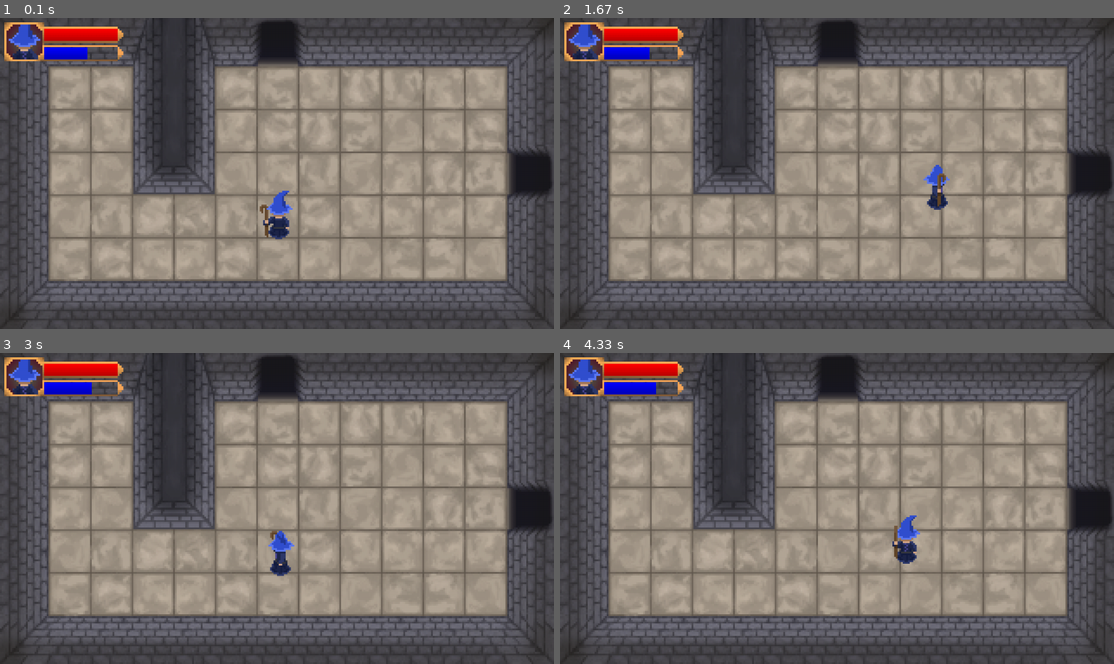
Above: before the commit, frames 1-4 (two rows, left to right).
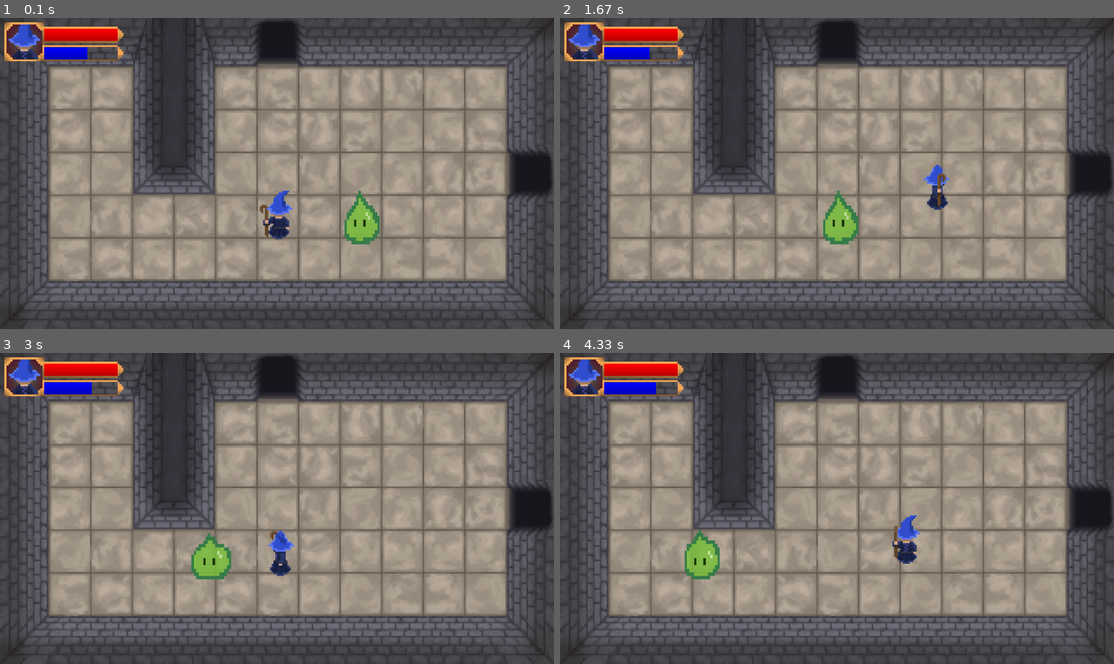
Above: after the commit, the same moments.

Repository: wmunsch/CS183-Group-Game
Game: pygame game, started from engine_Michael.py
Same seed, same stepped clock (60 frames per second), same inputs: the game is played once before the commit and once after it.
Inputs:
- Up to frame 1 (0.1 s): no input
- Up to frame 2 (1.67 s): hold Right 0.33-0.8 s; hold Up 0.83-1.13 s; hold Right 1.17-1.63 s
- Up to frame 3 (3 s): hold Left 1.67-2.2 s; tap 2 at 1.82 s; hold Down 2.23-2.53 s; hold Left 2.57-2.97 s
- Up to frame 4 (4.33 s): hold Up 3-3.37 s; tap 2 at 3.15 s; hold Right 3.4-4.03 s; hold Down from 4.07 s (still down)

The runs differ from the first frame. In frame 1, 0.8% of the frame differs, in the area x 62-69%, y 55-73%; in frame 2, 0.8%; in frame 3, 0.8%, in the area x 34-42%, y 57-73%; in frame 4, 0.8%.

Commit message:
Add files via upload
Added movement for slime class(currently spawns in a hard-coded position only in the first room--Will change later)

Diff:
--- a/engine_Michael.py
+++ b/engine_Michael.py
@@ -158,11 +158,74 @@
 
 
 
-class Goblin:
-    x = 0
-    y = 0
-    health = 0
-
+class Slime(pygame.sprite.Sprite):
+    seenPlayer = False
+    direction = 1
+    def __init__(self):
+        self.surf = pygame.image.load('graphics/slime1.png')
+        self.surf = pygame.transform.scale(self.surf,(84,88))
+        self.rect = self.surf.get_rect()
+        self.rect.move_ip(800,400)
+        self.animation_speed = 10
+        #self.walk_up_ani = [pygame.transform.scale(pygame.image.load('slime1.png'),(92,124)),
+         #   pygame.transform.scale(pygame.image.load('graphics/slime1.png'),(92,124)),
+          #  pygame.transform.scale(pygame.image.load('graphics/slime1.png'),(92,124)),
+           # pygame.transform.scale(pygame.image.load('graphics/slime1.png'),(92,124))]
+        self.walk_left_ani = [pygame.transform.scale(pygame.image.load('graphics/slimeleftF1.png'),(92,124)),
+            pygame.transform.scale(pygame.image.load('graphics/slimeleftF2.png'),(92,124)),
+            pygame.transform.scale(pygame.image.load('graphics/slimeleftF3.png'),(92,124)),
+            pygame.transform.scale(pygame.image.load('graphics/slimeleftF4.png'),(92,124))]
+        self.walk_right_ani = [pygame.transform.scale(pygame.image.load('graphics/slimerightF1.png'),(92,124)),
+            pygame.transform.scale(pygame.image.load('graphics/slimerightF2.png'),(92,124)),
+            pygame.transform.scale(pygame.image.load('graphics/slimerightF3.png'),(92,124)),
+            pygame.transform.scale(pygame.image.load('graphics/slimerightF4.png'),(92,124))]
+        #self.walk_down_ani = [pygame.transform.scale(pygame.image.load('graphics/slime1.png'),(92,124)),
+         #   pygame.transform.scale(pygame.image.load('graphics/slime1.png'),(92,124)),
+          #  pygame.transform.scale(pygame.image.load('graphics/slime1.png'),(92,124)),
+           # pygame.transform.scale(pygame.image.load('graphics/slime1.png'),(92,124))]
+        for i in range(0,4):
+            #self.walk_up_ani[i] = self.walk_up_ani[i].convert_alpha()
+            self.walk_left_ani[i] = self.walk_left_ani[i].convert_alpha()
+            self.walk_right_ani[i] = self.walk_right_ani[i].convert_alpha()
+            #self.walk_down_ani[i] = self.walk_down_ani[i].convert_alpha()
+
+
+        self.current_frame = 0
+        self.time = 0
+
+    def moveLeft(self):
+        self.leftspeed = 2
+        self.rect.move_ip(-self.leftspeed, 0)
+        self.time += 1
+        if (self.time % 12 == 0):
+                if(self.current_frame>2):
+                    self.current_frame = 0
+                else:
+                    self.current_frame+=1
+        self.surf = self.walk_left_ani[self.current_frame]
+
+    def moveRight(self):
+        self.rightspeed = 2
+        self.rect.move_ip(self.rightspeed, 0)
+        self.time += 1
+        if (self.time % 12 == 0):
+                if(self.current_frame>2):
+                    self.current_frame = 0
+                else:
+                    self.current_frame+=1
+        self.surf = self.walk_right_ani[self.current_frame]
+
+    def update(self):
+        if self.direction == 0:
+            if (checkCollision(pygame.sprite.Sprite, self,currentroom.wallRight1) or checkCollision(pygame.sprite.Sprite, self,currentroom.wallRight2)):
+                self.direction = 1
+            else:
+                self.moveRight()
+        if self.direction == 1:
+            if (checkCollision(pygame.sprite.Sprite, self,currentroom.wallLeft1) or checkCollision(pygame.sprite.Sprite, self,currentroom.wallLeft2)):
+                self.direction = 0
+            else:
+                self.moveLeft()
 
 class Wall(pygame.sprite.Sprite):
     def __init__(self,x,y,width,height):
@@ -320,12 +383,16 @@
 bossroom = Bossroom()
 currentroom = firstroom
 bosskey = Key()
+slime = Slime()
 sprites_alive = pygame.sprite.Group()
 sprites_walls = pygame.sprite.Group()
 all_sprites = pygame.sprite.Group()
 
+
+
 ## add monster sprites to this group to draw them to the screen
 sprites_alive.add(player)
+#sprites_alive.add(slime)                                  #Causes error, not sure why -------------------------------------------------
 
 
 
@@ -348,6 +415,8 @@
 
         for entity in sprites_alive: #this draws the sprites in the sprites_alive group (player and monsters)
             screen.blit(entity.surf, entity.rect)
+        if currentroom == firstroom:
+            screen.blit(slime.surf,slime.rect)
 
         if currentroom == fourthroom and player.hasKey == False:
             screen.blit(bosskey.surf,bosskey.rect)
@@ -415,7 +484,7 @@
             player.rect.move_ip(1020,0)
 
         player.update(pressed_keys) ###this calls the update method in player which checks for keypresses and handles movement/attacks
-
+        slime.update()
         #use the following for collision detection between player and enemies
         #if pygame.sprite.spritecollideany(player, enemies):
             #player takes damage and is pushed back?
